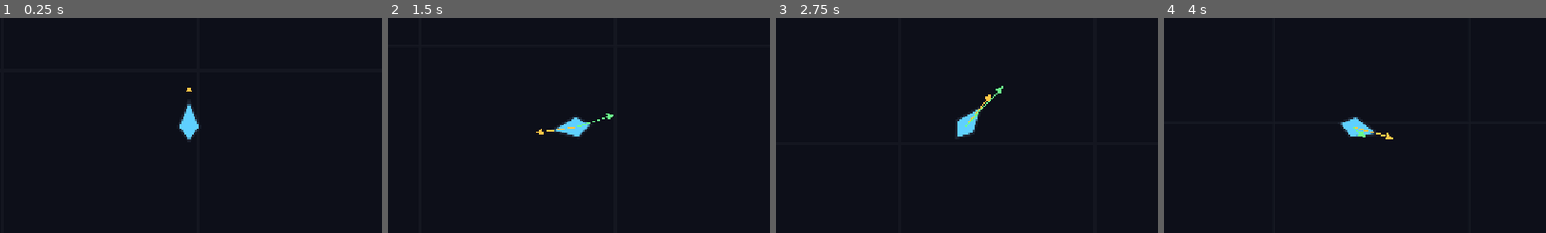
Above: before the commit, frames 1-4 (left to right).
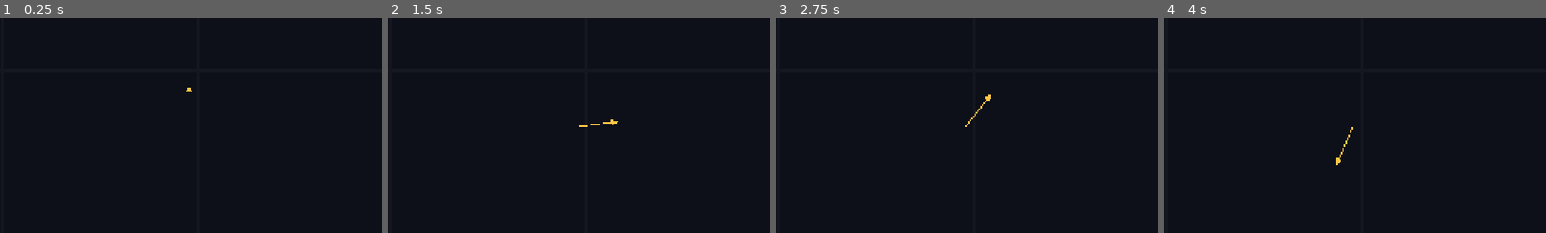
Above: after the commit, the same moments.

Repository: psyinf/seeker
Game: Godot game, scene res://scenes/main/main.tscn
The game is run twice, just before and just after one commit, with the same random seed, the same clock (stepped at 60 frames per second) and the same inputs.
Inputs (mouse positions are % of the whole screen's width and height, from its top left):
- Up to frame 1 (0.25 s): no input
- Up to frame 2 (1.5 s): tap Enter at 0.5 s; move the mouse to (72, 45) at 0.52 s; hold Space (thrust) 0.53-1.28 s; click (72, 45) at 0.67 s; move the mouse to (30, 55) at 1.27 s; click (30, 55) at 1.42 s
- Up to frame 3 (2.75 s): move the mouse to (60, 28) at 2.02 s; hold Space (thrust) from 2.03 s (still down); click (60, 28) at 2.17 s
- Up to frame 4 (4 s): move the mouse to (45, 70) at 2.77 s; click (45, 70) at 2.92 s; move the mouse to (80, 65) at 3.52 s; release Space (thrust) at 3.53 s; click (80, 65) at 3.67 s
The pictures show only the part of the screen within x 25-75%, y 25-75%; the shares and areas given below are measured in that part.

The runs differ from the first frame. In frame 1, 0.5% of the frame differs, in the area x 47-52%, y 40-57%; in frame 2, 0.6%, in the area x 38-61%, y 44-56%; in frame 3, 0.5%; in frame 4, 0.6%.

Commit message:
feat(ship): physical Newtonian flight with LMB command scheme
- Remove linear damping; momentum persists (frictionless space)

- Remove the cruise dial-a-velocity system and its indicator gauge

- LMB: click = turn only (deferred past the double-click window), hold = turn + thrust, double-click = context menu

- Add ContextMenu (CanvasLayer) with Full Stop = physical mass-scaled retro-burn

- Keep the command bar as an empty placeholder for a future auto-decelerate toggle

- Drop LMB from the thrust action; update architecture + devlog

Diff:
--- a/project.godot
+++ b/project.godot
@@ -26,8 +26,7 @@
 
 thrust={
 "deadzone": 0.5,
-"events": [Object(InputEventMouseButton,"resource_local_to_scene":false,"resource_name":"","device":-1,"window_id":0,"alt_pressed":false,"shift_pressed":false,"ctrl_pressed":false,"meta_pressed":false,"button_mask":0,"position":Vector2(0, 0),"global_position":Vector2(0, 0),"factor":1.0,"button_index":1,"canceled":false,"pressed":false,"double_click":false,"script":null)
-, Object(InputEventKey,"resource_local_to_scene":false,"resource_name":"","device":-1,"window_id":0,"alt_pressed":false,"shift_pressed":false,"ctrl_pressed":false,"meta_pressed":false,"pressed":false,"keycode":0,"physical_keycode":32,"key_label":0,"unicode":0,"location":0,"echo":false,"script":null)
+"events": [Object(InputEventKey,"resource_local_to_scene":false,"resource_name":"","device":-1,"window_id":0,"alt_pressed":false,"shift_pressed":false,"ctrl_pressed":false,"meta_pressed":false,"pressed":false,"keycode":0,"physical_keycode":32,"key_label":0,"unicode":0,"location":0,"echo":false,"script":null)
 , Object(InputEventKey,"resource_local_to_scene":false,"resource_name":"","device":-1,"window_id":0,"alt_pressed":false …(181 unchanged characters)…
 ]
 }
--- a/scenes/modes/tactical_combat/tactical_combat.gd
+++ b/scenes/modes/tactical_combat/tactical_combat.gd
@@ -8,9 +8,21 @@
 @export var ship_path: NodePath
 ## The camera to reposition each frame (kept unrotated so the view never spins).
 @export var camera_path: NodePath
+## The bottom command bar whose toggles drive ship modes.
+@export var command_bar_path: NodePath
+## The context menu shown on a double-click.
+@export var context_menu_path: NodePath
 
-@onready var ship := get_node_or_null(ship_path) as Node2D
+@onready var ship := get_node_or_null(ship_path) as Ship
 @onready var camera := get_node_or_null(camera_path) as Camera2D
+@onready var command_bar := get_node_or_null(command_bar_path) as CommandBar
+@onready var context_menu := get_node_or_null(context_menu_path) as ContextMenu
+
+
+func _ready() -> void:
+	if ship != null and context_menu != null:
+		ship.context_menu_requested.connect(context_menu.open_at_mouse)
+		context_menu.full_stop_requested.connect(ship.full_stop)
 
 
 func _process(_delta: float) -> void:
--- a/scenes/modes/tactical_combat/tactical_combat.tscn
+++ b/scenes/modes/tactical_combat/tactical_combat.tscn
@@ -1,14 +1,18 @@
-[gd_scene load_steps=5 format=3]
+[gd_scene load_steps=7 format=3]
 
 [ext_resource type="PackedScene" path="res://scenes/ship/ship.tscn" id="1_ship"]
 [ext_resource type="Script" path="res://scenes/modes/tactical_combat/tactical_combat.gd" id="2_tc"]
 [ext_resource type="PackedScene" path="res://scenes/main/flight_indicators.tscn" id="3_indic"]
 [ext_resource type="PackedScene" path="res://scenes/main/space_grid.tscn" id="4_grid"]
+[ext_resource type="PackedScene" path="res://scenes/ui/command_bar.tscn" id="5_cmd"]
+[ext_resource type="PackedScene" path="res://scenes/ui/context_menu.tscn" id="6_menu"]
 
 [node name="TacticalCombat" type="Node2D"]
 script = ExtResource("2_tc")
 ship_path = NodePath("Ship")
 camera_path = NodePath("Camera2D")
+command_bar_path = NodePath("CommandBar")
+context_menu_path = NodePath("ContextMenu")
 
 [node name="SpaceGrid" parent="." instance=ExtResource("4_grid")]
 camera_path = NodePath("../Camera2D")
@@ -19,3 +23,7 @@
 
 [node name="FlightIndicators" parent="." instance=ExtResource("3_indic")]
 ship_path = NodePath("../Ship")
+
+[node name="CommandBar" parent="." instance=ExtResource("5_cmd")]
+
+[node name="ContextMenu" parent="." instance=ExtResource("6_menu")]
--- a/scenes/ship/ship.gd
+++ b/scenes/ship/ship.gd
@@ -1,92 +1,143 @@
 @tool
 class_name Ship
 extends Node2D
-## Top-down player ship, drawn as an elongated diamond (a kite): the longer tip
-## is the nose. Forward is -Y, so the nose points "up" on screen — matching the
-## visual top of a top-down view and Godot's convention that a later
-## `look_at`/velocity can align the nose with a heading.
-##
-## The hull is fully tunable from the inspector and redraws live (@tool).
+## Top-down player ship. Forward is -Y, so the nose points "up" on screen —
+## matching the visual top of a top-down view and Godot's convention that a
+## later `look_at`/velocity can align the nose with a heading. The visual hull
+## lives in the child `ShipHull` scene; this script owns only flight logic.
 
-## Distance from the origin to the nose tip, in pixels. Longer than the tail so
-## the front is unambiguous.
-@export var front_length: float = 44.0:
-	set(value):
-		front_length = value
-		queue_redraw()
-
-## Distance from the origin to the tail tip, in pixels.
-@export var tail_length: float = 24.0:
-	set(value):
-		tail_length = value
-		queue_redraw()
-
-## Half the hull width at its widest (the left/right points), in pixels.
-@export var half_width: float = 18.0:
-	set(value):
-		half_width = value
-		queue_redraw()
-
-## Hull fill color.
-@export var hull_color: Color = Color("5fd0ff"):
-	set(value):
-		hull_color = value
-		queue_redraw()
-
-## Hull outline color.
-@export var outline_color: Color = Color("1d2330"):
-	set(value):
-		outline_color = value
-		queue_redraw()
-
-## Hull outline thickness, in pixels.
-@export var outline_width: float = 2.0:
-	set(value):
-		outline_width = value
-		queue_redraw()
+## Requested when the player double-clicks; the mode opens a context menu.
+signal context_menu_requested
 
 @export_group("Flight")
-## Thrust acceleration while the thrust input is held, in pixels/second².
-@export var thrust_accel: float = 900.0
+## Ship mass. Force is divided by mass for both thrust and turning, so heavier
+## ships need proportionally more thrust/torque for the same responsiveness —
+## the hook for larger-mass ships that must carry beefier engines.
+@export_range(0.1, 100.0, 0.1) var mass: float = 1.0
+## Engine thrust force. Linear acceleration = thrust_force / mass (px/s²).
+@export var thrust_force: float = 900.0
 ## Speed cap, in pixels/second.
 @export var max_speed: float = 600.0
-## Linear velocity damping per second (0 = pure Newtonian drift, higher = tighter).
-@export_range(0.0, 5.0, 0.05) var damping: float = 0.6
+## Seconds LMB must be held before it counts as thrust; a shorter press is a
+## click, which only turns the ship without accelerating.
+@export var hold_thrust_delay: float = 0.15
+
+@export_group("Turning")
+## Steering torque. Angular acceleration = turn_torque / mass (rad/s²). The ship
+## builds and sheds angular velocity instead of snapping to the aim.
+@export var turn_torque: float = 8.0
+## Maximum angular speed, in radians/second.
+@export_range(0.1, 20.0, 0.1) var max_turn_speed: float = 2.5
+## Angular velocity damping per second (bleeds off residual spin).
+@export_range(0.0, 5.0, 0.05) var angular_damping: float = 0.5
 
 ## Current world-space velocity, in pixels/second. Read by the flight indicators.
 var velocity: Vector2 = Vector2.ZERO
 ## Unit vector the nose points toward (the desired heading). Read by the indicators.
 var aim_direction: Vector2 = Vector2.UP
+## Current angular velocity, in radians/second (turning momentum).
+var angular_velocity: float = 0.0
+
+## Max gap between two clicks to count as a double-click, in milliseconds.
+const DOUBLE_CLICK_WINDOW_MS := 250
+
+## True while the left mouse button is held (rotate; thrust past hold_thrust_delay).
+var _lmb_held: bool = false
+## Seconds the current LMB hold has lasted.
+var _hold_time: float = 0.0
+## A single click's turn is deferred by the double-click window so the first
+## click of a double-click never rotates the ship.
+var _pending_turn: bool = false
+var _pending_turn_dir: Vector2 = Vector2.UP
+var _pending_turn_msec: int = 0
+## Timestamp of the last quick-click release, to pair up double-clicks.
+var _last_click_msec: int = -100000
+## True while executing a Full Stop order (retro-burn until at rest).
+var _braking: bool = false
+
+
+func _unhandled_input(event: InputEvent) -> void:
+	if Engine.is_editor_hint():
+		return
+	if not (event is InputEventMouseButton and event.button_index == MOUSE_BUTTON_LEFT):
+		return
+	if event.pressed:
+		_lmb_held = true
+		_hold_time = 0.0
+		return
+	_lmb_held = false
+	if _hold_time >= hold_thrust_delay:
+		_last_click_msec = -100000 # a hold is never part of a double-click
+		return
+	var now := Time.get_ticks_msec()
+	if now - _last_click_msec <= DOUBLE_CLICK_WINDOW_MS:
+		_pending_turn = false # this is a double-click — cancel the first click's turn
+		_last_click_msec = -100000
+		context_menu_requested.emit()
+	else:
+		var to_mouse := get_global_mouse_position() - global_position
+		if to_mouse.length() > 0.001:
+			_pending_turn_dir = to_mouse.normalized()
+			_pending_turn = true
+			_pending_turn_msec = now
+		_last_click_msec = now
 
 
 func _physics_process(delta: float) -> void:
 	if Engine.is_editor_hint():
 		return
-	if Input.is_mouse_button_pressed(MOUSE_BUTTON_LEFT):
-		var to_mouse := get_global_mouse_position() - global_position
-		if to_mouse.length() > 0.001:
-			aim_direction = to_mouse.normalized()
-	rotation = aim_direction.angle() + PI / 2.0 # nose (-Y) faces the aim
-	if Input.is_action_pressed("thrust"):
-		velocity += aim_direction * thrust_accel * delta
-	if damping > 0.0:
-		velocity *= maxf(0.0, 1.0 - damping * delta)
+	# A single click only turns — deferred past the double-click window so the
+	# first click of a double-click (menu) never rotates the ship.
+	if _pending_turn and Time.get_ticks_msec() - _pending_turn_msec > DOUBLE_CLICK_WINDOW_MS:
+		aim_direction = _pending_turn_dir
+		_pending_turn = false
+	# Hold LMB: turn toward the cursor and thrust (past a short delay). Space is
+	# frictionless, so momentum never bleeds off by itself.
+	if _lmb_held:
+		_hold_time += delta
+		if _hold_time >= hold_thrust_delay:
+			var to_mouse := get_global_mouse_position() - global_position
+			if to_mouse.length() > 0.001:
+				aim_direction = to_mouse.normalized()
+			_braking = false # manual input cancels a Full Stop
+	_apply_turning(delta)
+	if _lmb_held and _hold_time >= hold_thrust_delay:
+		var heading := Vector2.UP.rotated(rotation)
+		velocity += heading * (thrust_force / mass) * delta
+	elif _braking:
+		_apply_braking(delta)
 	velocity = velocity.limit_length(max_speed)
 	position += velocity * delta
 
 
-func _draw() -> void:
-	var hull := _hull_points()
-	draw_colored_polygon(hull, hull_color)
-	# Repeat the first point so the outline closes cleanly.
-	draw_polyline(hull + PackedVector2Array([hull[0]]), outline_color, outline_width, true)
+## Begins a Full Stop: a retro-burn that kills velocity using the ship's thrust.
+func full_stop() -> void:
+	_braking = true
 
 
-## The four hull vertices, clockwise from the nose. Forward is -Y.
-func _hull_points() -> PackedVector2Array:
-	return PackedVector2Array([
-		Vector2(0.0, -front_length), # nose (front, longer)
-		Vector2(half_width, 0.0),    # right
-		Vector2(0.0, tail_length),   # tail
-		Vector2(-half_width, 0.0),   # left
-	])
+## Retro-burn opposite the current velocity, capped so it settles exactly at rest.
+func _apply_braking(delta: float) -> void:
+	var speed := velocity.length()
+	var delta_v := (thrust_force / mass) * delta
+	if speed <= delta_v:
+		velocity = Vector2.ZERO
+		_braking = false
+	else:
+		velocity -= velocity / speed * delta_v
+
+
+## Steers the ship's rotation toward `aim_direction` with angular momentum:
+## builds up angular velocity under a torque/mass limit and brakes early so it
+## arrives on the target heading without oscillating.
+func _apply_turning(delta: float) -> void:
+	var angular_accel := turn_torque / mass
+	var target_rotation := aim_direction.angle() + PI / 2.0 # nose (-Y) faces the aim
+	var error := wrapf(target_rotation - rotation, -PI, PI)
+	# Fastest spin we can still decelerate from before reaching the target.
+	var brake_speed := sqrt(2.0 * angular_accel * absf(error))
+	var desired_velocity := signf(error) * minf(max_turn_speed, brake_speed)
+	var max_step := angular_accel * delta
+	angular_velocity += clampf(desired_velocity - angular_velocity, -max_step, max_step)
+	if angular_damping > 0.0:
+		angular_velocity *= maxf(0.0, 1.0 - angular_damping * delta)
+	rotation += angular_velocity * delta
--- /dev/null
+++ b/scenes/ui/command_bar.gd
@@ -0,0 +1,4 @@
+class_name CommandBar
+extends CanvasLayer
+## Bottom command bar for the tactical mode. Empty for now; it will host action
+## toggles (e.g. auto-decelerate) as they land.
--- /dev/null
+++ b/scenes/ui/command_bar.tscn
@@ -0,0 +1,36 @@
+[gd_scene load_steps=2 format=3]
+
+[ext_resource type="Script" path="res://scenes/ui/command_bar.gd" id="1_cb"]
+
+[node name="CommandBar" type="CanvasLayer"]
+script = ExtResource("1_cb")
+
+[node name="Root" type="Control" parent="."]
+layout_mode = 3
+anchors_preset = 15
+anchor_right = 1.0
+anchor_bottom = 1.0
+grow_horizontal = 2
+grow_vertical = 2
+mouse_filter = 2
+
+[node name="Bar" type="PanelContainer" parent="Root"]
+layout_mode = 1
+anchors_preset = 12
+anchor_top = 1.0
+anchor_right = 1.0
+anchor_bottom = 1.0
+offset_top = -52.0
+grow_horizontal = 2
+grow_vertical = 0
+
+[node name="Margin" type="MarginContainer" parent="Root/Bar"]
+layout_mode = 2
+theme_override_constants/margin_left = 10
+theme_override_constants/margin_right = 10
+theme_override_constants/margin_top = 8
+theme_override_constants/margin_bottom = 8
+
+[node name="Buttons" type="HBoxContainer" parent="Root/Bar/Margin"]
+layout_mode = 2
+theme_override_constants/separation = 8
--- /dev/null
+++ b/scenes/ui/context_menu.gd
@@ -0,0 +1,39 @@
+class_name ContextMenu
+extends CanvasLayer
+## Context menu shown at the cursor on a double-click. A full-screen catcher
+## behind the panel dismisses it and blocks flight clicks while it is open.
+## Emits high-level orders as signals so the mode wires them to the ship.
+
+## Emitted when the player picks "Full Stop".
+signal full_stop_requested
+
+@onready var _catcher: Control = $Catcher
+@onready var _panel: PanelContainer = $Catcher/Menu
+@onready var _full_stop: Button = $Catcher/Menu/VBox/FullStop
+@onready var _cancel: Button = $Catcher/Menu/VBox/Cancel
+
+
+func _ready() -> void:
+	_catcher.visible = false
+	_catcher.gui_input.connect(_on_catcher_input)
+	_full_stop.pressed.connect(_on_full_stop)
+	_cancel.pressed.connect(close)
+
+
+func open_at_mouse() -> void:
+	_panel.position = get_viewport().get_mouse_position()
+	_catcher.visible = true
+
+
+func close() -> void:
+	_catcher.visible = false
+
+
+func _on_catcher_input(event: InputEvent) -> void:
+	if event is InputEventMouseButton and event.pressed:
+		close() # a click outside the panel dismisses the menu
+
+
+func _on_full_stop() -> void:
+	full_stop_requested.emit()
+	close()
--- /dev/null
+++ b/scenes/ui/context_menu.tscn
@@ -0,0 +1,32 @@
+[gd_scene load_steps=2 format=3]
+
+[ext_resource type="Script" path="res://scenes/ui/context_menu.gd" id="1_cm"]
+
+[node name="ContextMenu" type="CanvasLayer"]
+script = ExtResource("1_cm")
+
+[node name="Catcher" type="Control" parent="."]
+visible = false
+layout_mode = 3
+anchors_preset = 15
+anchor_right = 1.0
+anchor_bottom = 1.0
+grow_horizontal = 2
+grow_vertical = 2
+
+[node name="Menu" type="PanelContainer" parent="Catcher"]
+layout_mode = 0
+offset_right = 130.0
+offset_bottom = 68.0
+
+[node name="VBox" type="VBoxContainer" parent="Catcher/Menu"]
+layout_mode = 2
+theme_override_constants/separation = 4
+
+[node name="FullStop" type="Button" parent="Catcher/Menu/VBox"]
+layout_mode = 2
+text = "Full Stop"
+
+[node name="Cancel" type="Button" parent="Catcher/Menu/VBox"]
+layout_mode = 2
+text = "Cancel"
Not shown, added: scenes/ui/command_bar.gd.uid
Not shown, added: scenes/ui/context_menu.gd.uid
Not shown, changed: docs/architecture.md
Not shown, changed: docs/devlog.md
